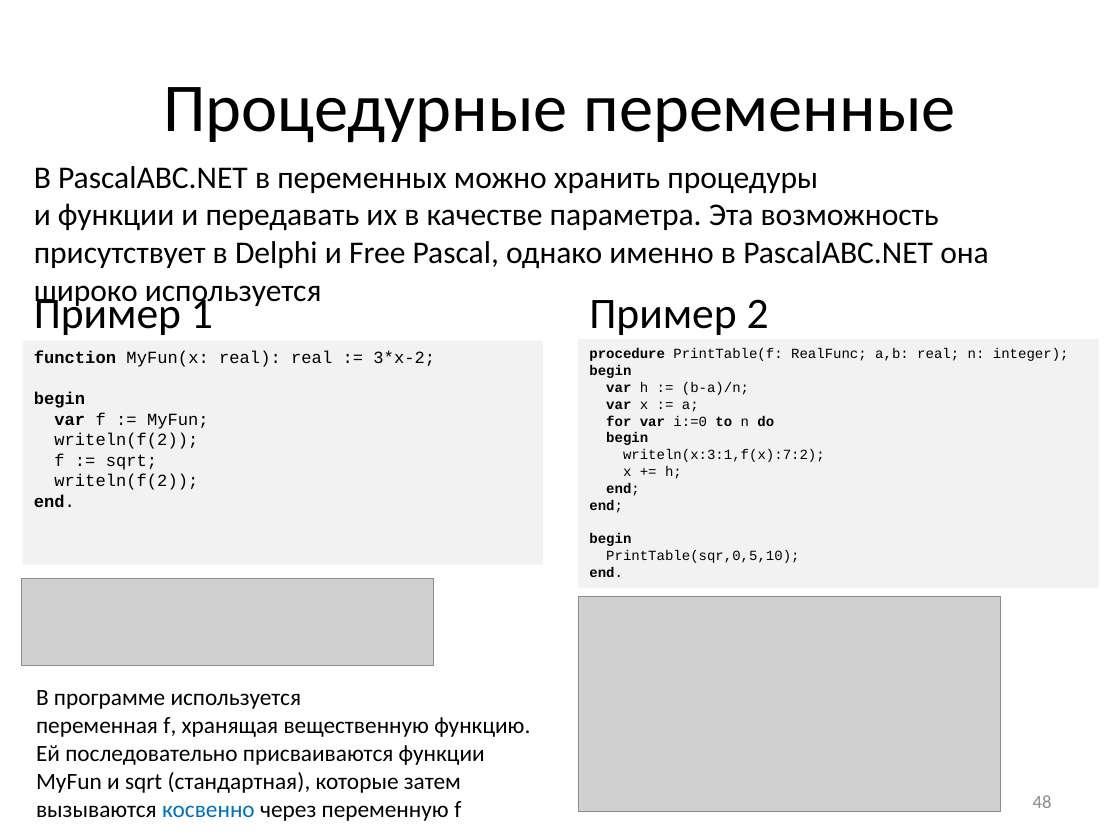
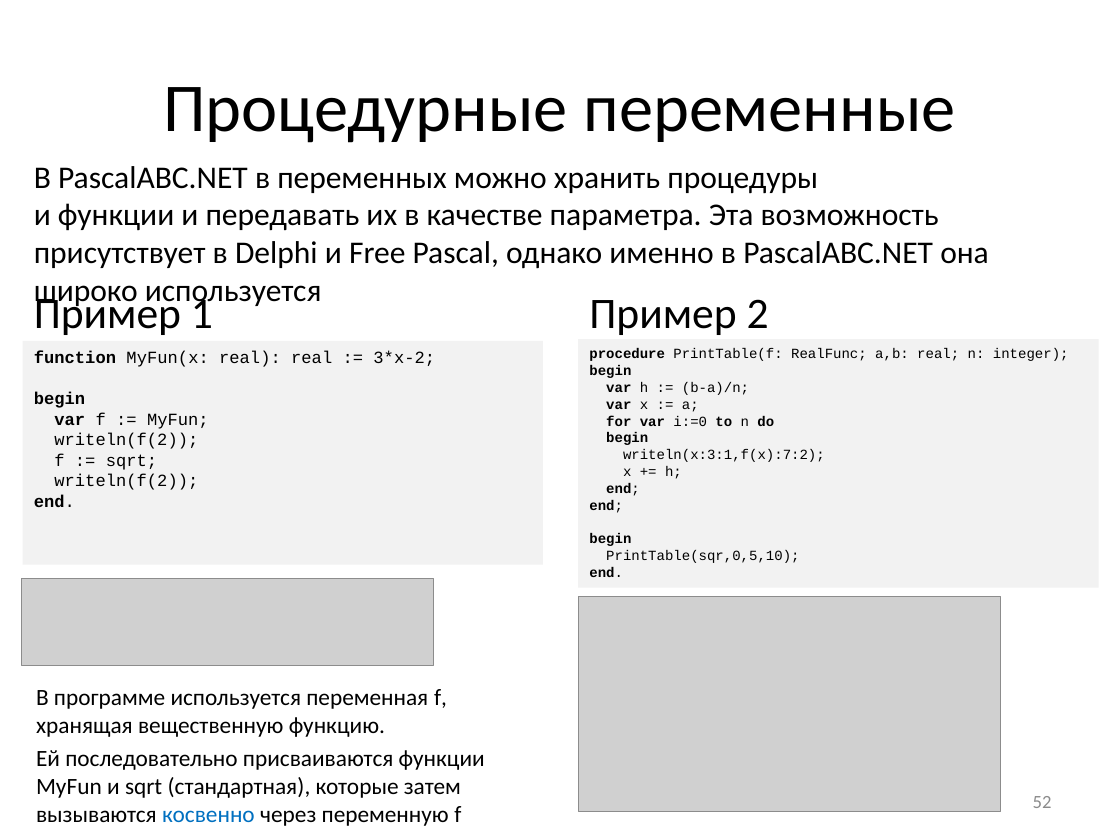
Before and after one commit to pascalabcnet/pascalabcnet, a slide deck: slide 52 of _Presentations/2015 New Features/PascalABC.NET 2015.pptx (slide 48 before the commit). Drawn at 1120x840 pixels with LibreOffice and Linux fonts; fonts in the diff are those of the drawing; grey boxes stand for pictures. Boxes give left, top, right and bottom in pixels: in the first picture for what was removed or moved away, otherwise in the second. Text is boxed around its words. In the diff, an @@ line names an element or a change of style, - is before the commit and + after.

```diff
--- a/_Presentations/2015 New Features/PascalABC.NET 2015.pptx
+++ b/_Presentations/2015 New Features/PascalABC.NET 2015.pptx
@@ text at <box>36,689,485,826</box>: text changed @@
-В программе используется
-переменная f, хранящая вещественную функцию. Ей последовательно присваиваются функции MyFun и sqrt (стандартная), которые затем вызываются косвенно через переменную f
+В программе используется переменная f, хранящая вещественную функцию.
+Ей последовательно присваиваются функции MyFun и sqrt (стандартная), которые затем вызываются косвенно через переменную f
@@ page number at <box>1033,796,1052,808</box>: text changed @@
-48
+52
```
Also in this commit, not shown: 7 other slides changed, 4 slides added, 8 other files.
